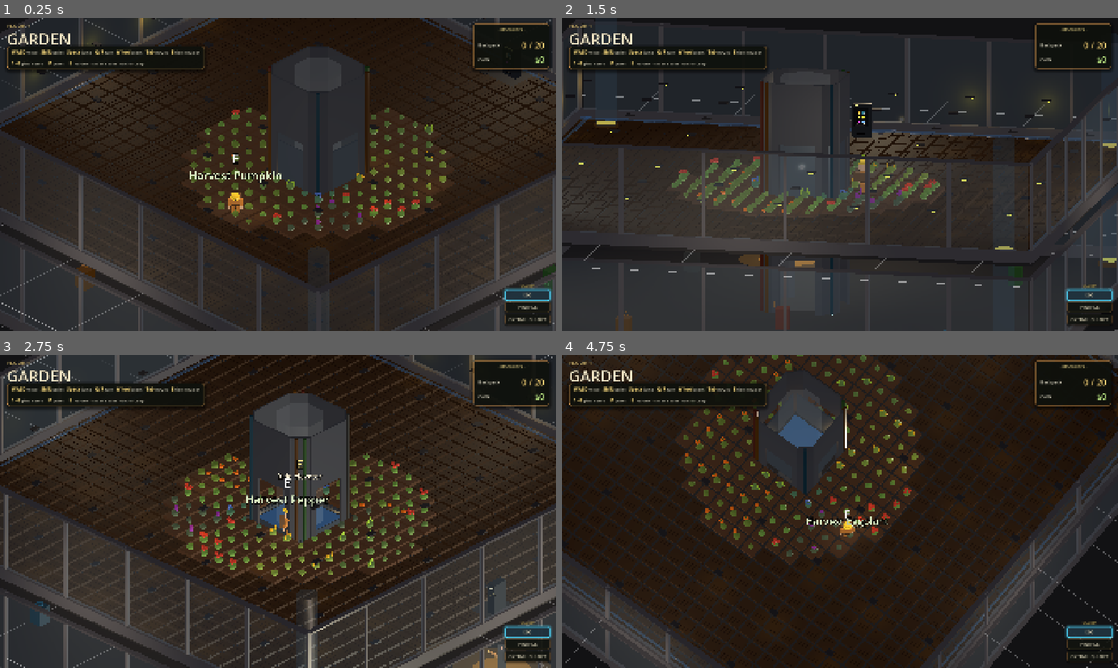
Above: before the commit, frames 1-4 (two rows, left to right).
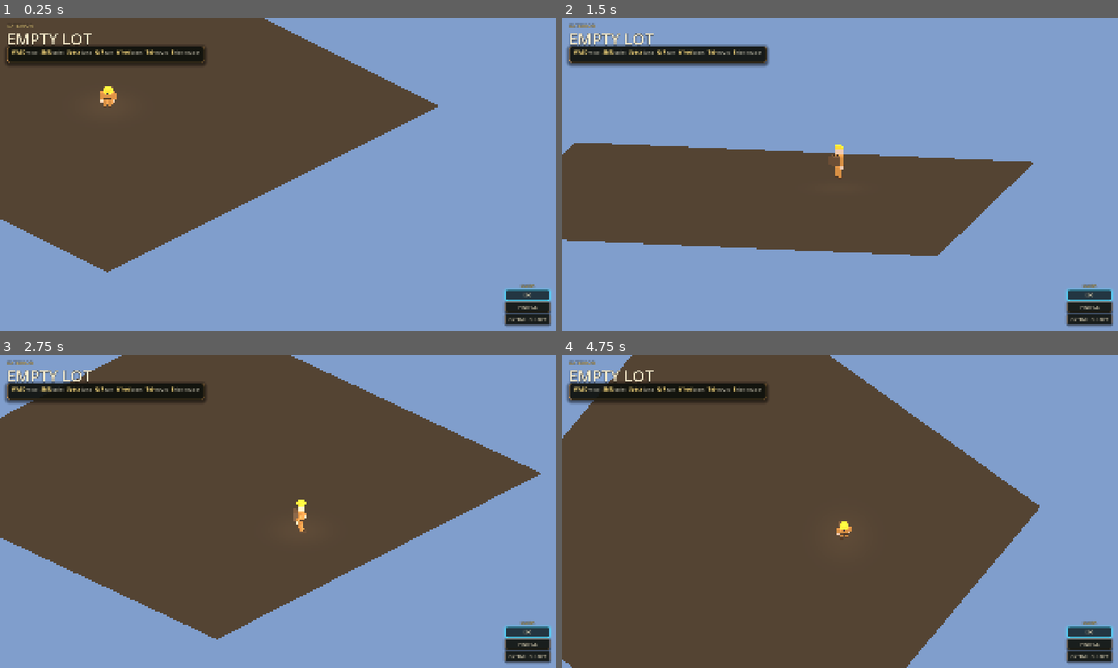
Above: after the commit, the same moments.

Repository: jaredclarkgay/space-tower-iso
Game: Godot game, scene res://scenes/tower/tower.tscn
Two runs of this game, one before a commit and one after it. Both use one fixed random seed, a clock stepped at 60 frames per second and the inputs below.
Inputs (mouse positions are in pixels of both pictures, inside the frame that each line leads up to):
- Up to frame 1 (0.25 s): no input
- Up to frame 2 (1.5 s): tap Enter at 0.5 s; move the mouse to (962, 158) at 0.52 s; hold D (move_right) 0.53-1.25 s; hold Middle mouse button (camera_pan) 0.53-1.25 s; click (962, 158) at 0.67 s; tap Space (jump) at 0.77 s; drag from (728, 190) to (812, 237) at 1.27 s
- Up to frame 3 (2.75 s): move the mouse to (333, 442) at 2.02 s; hold D (move_right) from 2.03 s (still down); hold R (camera_rotate_right) from 2.03 s (still down)
- Up to frame 4 (4.75 s): release D (move_right) at 2.75 s; release R (camera_rotate_right) at 2.75 s; drag from (812, 574) to (673, 464) at 2.77 s; tap Space (jump) at 3.5, 3.77 s; move the mouse to (1006, 558) at 3.52 s; hold A (move_left) 3.53-4.25 s; hold Mouse wheel down (camera_zoom_out) 3.53-4.25 s; drag from (673, 464) to (756, 433) at 4.27 s

The runs differ from the first frame. In frame 1, 95% of the frame differs, in the area x 0-100%, y 0-100%; in frame 2, 92%; in frame 3, 89%; in frame 4, 95%.

Commit message:
feat(director): exterior empty lot + boot flag (EMPTY_LOT, step 2)
The game's new front door: a stand-alone empty dirt lot you open on,
in-world inside tower.tscn (no scene swap; run/main_scene unchanged).
A constants flag picks the start STATE within the one scene —
BOOT_TO_EXTERIOR=true opens on the lot, false boots straight to the
Garden so existing-floor dev work still launches in one step.

- empty_lot.gd: dirt plane + thin slab-layer collider, mirrors cityscape.gd.
- tower_controller: _exterior mode early-routes _update to hide the tower +
  cityscape, frame the camera on the lot (XZ-follow is the camera's own job),
  show a neutral "EXTERIOR / EMPTY LOT" header, and an open-daylight preset.
  Boot branch + shared _spawn_in_garden(); enter_tower() stubbed for step 3.

Verified (windowed): exterior boot opens on the lot (player at LOT_CENTER);
flag-off path boots to the normal Floor 1 / Garden, unregressed. Cody and all
interiors untouched. Parse clean.

Co-Authored-By: Claude Opus 4.8 (1M context) <noreply@anthropic.com>

Diff:
--- a/autoloads/constants.gd
+++ b/autoloads/constants.gd
@@ -422,6 +422,17 @@
 const CITY_HEIGHT_MIN := 6.0
 const CITY_HEIGHT_MAX := 30.0          # shorter than the tower, so you look DOWN onto them
 const CITY_RNG_SEED := 20260601        # fixed so the skyline layout is stable across runs
+
+# --- Boot / exterior opening (GameDirector EMPTY_LOT) --------------------
+# The game's new front door: a stand-alone empty lot you open on, in-world
+# inside tower.tscn (no scene swap). BOOT_TO_EXTERIOR picks the START STATE —
+# real opening boots onto the lot; the dev fallback boots straight to the
+# Garden so existing-floor work still launches in one step.
+const BOOT_TO_EXTERIOR := true
+const LOT_CENTER := Vector3(40.0, 0.0, 0.0)  # staged clear of the tower stack (which sits at x~0)
+const LOT_SIZE := 24.0                        # m — dirt plane side length
+const LOT_GROUND_Y := 0.0                     # top surface = player feet datum
+const LOT_DIRT_COLOR := Color(0.33, 0.26, 0.19)
 
 # --- Floor 1 (utility / infrastructure floor under the Garden) -----------
 # Operator's renumber: Garden = Floor 2, Floor 1 = utility floor below.
--- /dev/null
+++ b/scenes/shared/empty_lot.gd
@@ -0,0 +1,51 @@
+extends Node3D
+
+# The empty lot — the game's exterior opening (GameDirector EMPTY_LOT phase).
+# A flat patch of dirt under the iso camera with a solid surface to stand on,
+# staged clear of the tower stack (LOT_CENTER). Mirrors cityscape.gd: throwaway
+# placeholder geometry built in code, parented to the tower root in world space.
+# The tower controller spawns the player here on the exterior boot and hides the
+# floors; "entering the tower" hands off to the Garden spawn (no scene swap).
+
+@onready var _c: Node = get_node("/root/Constants")
+
+
+func _ready() -> void:
+	var size: float = float(_c.LOT_SIZE)
+	var center: Vector3 = _c.LOT_CENTER
+	center.y = float(_c.LOT_GROUND_Y)
+
+	# Visual dirt plane.
+	var ground := MeshInstance3D.new()
+	ground.name = "LotGround"
+	var plane := PlaneMesh.new()
+	plane.size = Vector2(size, size)
+	ground.mesh = plane
+	var mat := StandardMaterial3D.new()
+	mat.albedo_color = _c.LOT_DIRT_COLOR
+	mat.roughness = 1.0
+	ground.material_override = mat
+	ground.position = center
+	add_child(ground)
+
+	# Solid surface so the player stands on it (slab collision layer = 2, like
+	# the floor slabs the tower gates). A thin box just under the surface.
+	var body := StaticBody3D.new()
+	body.name = "LotBody"
+	body.collision_layer = 2
+	body.collision_mask = 0
+	var shape := CollisionShape3D.new()
+	var box := BoxShape3D.new()
+	box.size = Vector3(size, 0.4, size)
+	shape.shape = box
+	body.add_child(shape)
+	body.position = center + Vector3(0.0, -0.2, 0.0)  # top face flush with the surface
+	add_child(body)
+
+
+# Where the player stands when the game opens on the lot: lot centre, feet on
+# the surface.
+func spawn_position() -> Vector3:
+	var p: Vector3 = _c.LOT_CENTER
+	p.y = float(_c.LOT_GROUND_Y) + float(_c.FLOOR_3D_TOP_Y)
+	return p
--- a/scenes/tower/tower.tscn
+++ b/scenes/tower/tower.tscn
@@ -23,6 +23,7 @@
 [ext_resource type="Script" path="res://scenes/residential/residential.gd" id="21_resid"]
 [ext_resource type="Script" path="res://scenes/sky_lounge/sky_lounge.gd" id="22_skylounge"]
 [ext_resource type="Script" path="res://scenes/shared/cityscape.gd" id="23_city"]
+[ext_resource type="Script" path="res://scenes/shared/empty_lot.gd" id="24_lot"]
 
 [sub_resource type="Environment" id="Environment_tower"]
 background_mode = 1
@@ -39,6 +40,7 @@
 world_environment_path = NodePath("WorldEnvironment")
 env_light_path = NodePath("EnvLight")
 cityscape_path = NodePath("Cityscape")
+empty_lot_path = NodePath("EmptyLot")
 
 [node name="Player" type="CharacterBody3D" parent="."]
 transform = Transform3D(1, 0, 0, 0, 1, 0, 0, 0, 1, 0, 12.2, -6)
@@ -207,3 +209,6 @@
 [node name="Cityscape" type="Node3D" parent="."]
 visible = false
 script = ExtResource("23_city")
+
+[node name="EmptyLot" type="Node3D" parent="."]
+script = ExtResource("24_lot")
--- a/scenes/tower/tower_controller.gd
+++ b/scenes/tower/tower_controller.gd
@@ -22,6 +22,7 @@
 @export var world_environment_path: NodePath
 @export var env_light_path: NodePath
 @export var cityscape_path: NodePath
+@export var empty_lot_path: NodePath
 
 # Floors present in the tower. `node` is relative to this controller, `level`
 # is 0=basement (Utility) and counts UP; `name` is the HUD header text (the part
@@ -47,6 +48,11 @@
 var _world_env: WorldEnvironment
 var _env_light: DirectionalLight3D
 var _cityscape: Node3D
+var _empty_lot: Node3D
+# True while the game is on the exterior empty lot (GameDirector EMPTY_LOT): the
+# tower is hidden and the normal per-floor gating is bypassed. Cleared by
+# enter_tower() when the player heads inside (the continuous-world handoff).
+var _exterior: bool = false
 var _floors: Array = []        # [{node, level, name, base_y}]
 var _current_level: int = 0
 var _hud_level: int = -1        # last level pushed to the HUD (force first push)
@@ -66,6 +72,7 @@
 	_world_env = get_node_or_null(world_environment_path)
 	_env_light = get_node_or_null(env_light_path)
 	_cityscape = get_node_or_null(cityscape_path)
+	_empty_lot = get_node_or_null(empty_lot_path)
 	var story: float = float(_c.FLOOR_3D_STORY_HEIGHT)
 	_reveal_margin = story * 0.5
 	for f in _FLOORS:
@@ -83,13 +90,71 @@
 		var slab: StaticBody3D = _find_slab_body(node)
 		_floors.append({"node": node, "level": int(f.level), "name": String(f.name), "base_y": base_y, "slab": slab})
 	# The tower owns the player spawn (derived from the floor heights), not the
-	# .tscn — keeps it correct if the story height changes.
+	# .tscn — keeps it correct if the story height changes. Boot picks the start
+	# STATE within this one scene (decision D-002): the real opening drops onto
+	# the exterior empty lot; the dev fallback boots straight to the Garden.
 	if _player and not _floors.is_empty():
-		var spawn_y: float = _base_y_for_level(_SPAWN_LEVEL) + float(_c.FLOOR_3D_TOP_Y)
-		_player.global_position = Vector3(0.0, spawn_y, -6.0)
-		if _player.has_method("set_spawn_here"):
-			_player.set_spawn_here()
+		var gd: Node = get_node_or_null("/root/GameDirector")
+		var to_exterior: bool = bool(_c.BOOT_TO_EXTERIOR) and gd != null and int(gd.current_phase) == 0 and _empty_lot != null
+		if to_exterior:
+			_exterior = true
+			_player.global_position = _empty_lot.spawn_position()
+			if _player.has_method("set_spawn_here"):
+				_player.set_spawn_here()
+		else:
+			_spawn_in_garden()
+			if _empty_lot:
+				_empty_lot.visible = false
 	_update(true)
+
+
+# Today's Garden spawn (derived from the floor heights). Shared by the dev boot
+# and the exterior->tower handoff so both land in the exact same spot.
+func _spawn_in_garden() -> void:
+	var spawn_y: float = _base_y_for_level(_SPAWN_LEVEL) + float(_c.FLOOR_3D_TOP_Y)
+	_player.global_position = Vector3(0.0, spawn_y, -6.0)
+	if _player.has_method("set_spawn_here"):
+		_player.set_spawn_here()
+
+
+# Hand off from the exterior empty lot into the tower (called by the Step 3
+# hire). The continuous-world transition: clear exterior mode, hide the lot,
+# drop the player at the Garden spawn. No scene swap.
+func enter_tower() -> void:
+	if not _exterior:
+		return
+	_exterior = false
+	if _empty_lot:
+		_empty_lot.visible = false
+	if _player is CharacterBody3D:
+		(_player as CharacterBody3D).velocity = Vector3.ZERO
+	_spawn_in_garden()
+	_hud_level = -1   # force the HUD to re-push the floor header
+	_update(true)
+
+
+# The empty-lot world: hide the tower + cityscape, keep the lot solid, frame the
+# camera on the dirt, neutral exterior header (no floor panels). XZ follow is the
+# camera's own job (iso_camera); we only set pivot.Y + the outdoor environment.
+func _update_exterior(snap: bool) -> void:
+	_current_level = -1   # exterior daylight preset; recomputed on enter_tower
+	for f in _floors:
+		var node: Node3D = f.node
+		if node.has_method("set_structure_visible"):
+			node.set_structure_visible(false)
+		else:
+			node.visible = false
+	if _cityscape:
+		_cityscape.visible = false
+	if _empty_lot:
+		_empty_lot.visible = true
+	if _pivot and String(_gs.get("camera_mode")) == "iso" and not bool(_gs.get("dialogue_open")) and not bool(_gs.get("looking_out")):
+		var target_y: float = float(_c.LOT_GROUND_Y) + _PIVOT_CHEST
+		_pivot.position.y = target_y if snap else lerpf(_pivot.position.y, target_y, 0.12)
+	if _hud and _hud.has_method("set_floor") and _hud_level != -2:
+		_hud_level = -2   # exterior-header marker (distinct from -1 force-repush + real levels)
+		_hud.set_floor(-1, "EXTERIOR / EMPTY LOT")
+	_drive_environment(snap)
 
 
 func _process(delta: float) -> void:
@@ -108,6 +173,10 @@
 
 func _update(snap: bool) -> void:
 	if _player == null or _floors.is_empty():
+		return
+	# Exterior empty lot owns the world: tower hidden, no per-floor gating.
+	if _exterior:
+		_update_exterior(snap)
 		return
 	# Change floors when GROUNDED or while RIDING the elevator — never mid-jump.
 	# Freezing it mid-jump is what lets a jump arc up through the ceiling and
@@ -191,6 +260,7 @@
 # Per-floor environment preset: ambient colour/energy, background, sun energy.
 func _preset_for(level: int) -> Dictionary:
 	match level:
+		-1: return {"amb": Color(0.86, 0.88, 0.92), "energy": 1.40, "bg": Color(0.50, 0.62, 0.80), "sun": 1.60}  # Exterior empty lot (open daylight)
 		0: return {"amb": Color(0.55, 0.60, 0.72), "energy": 0.55, "bg": Color(0.05, 0.05, 0.07), "sun": 0.45}  # Utility (basement)
 		1: return {"amb": Color(0.66, 0.64, 0.62), "energy": 0.80, "bg": Color(0.07, 0.07, 0.08), "sun": 0.95}  # Garden
 		2: return {"amb": Color(0.78, 0.84, 0.72), "energy": 1.50, "bg": Color(0.08, 0.13, 0.10), "sun": 1.25}  # Arboretum (ground)
Not shown, added: scenes/shared/empty_lot.gd.uid
Not shown, changed: agent/session_log.md
